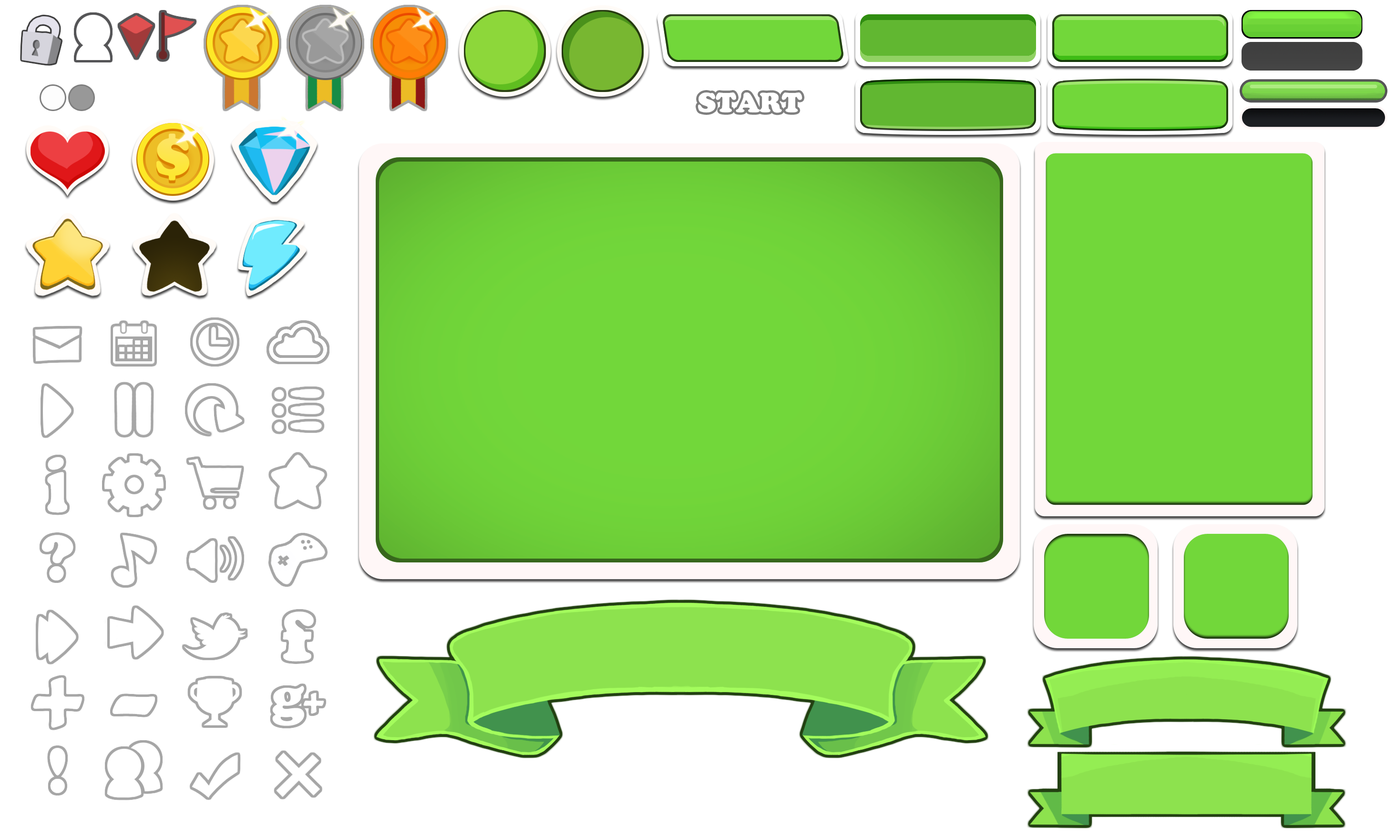
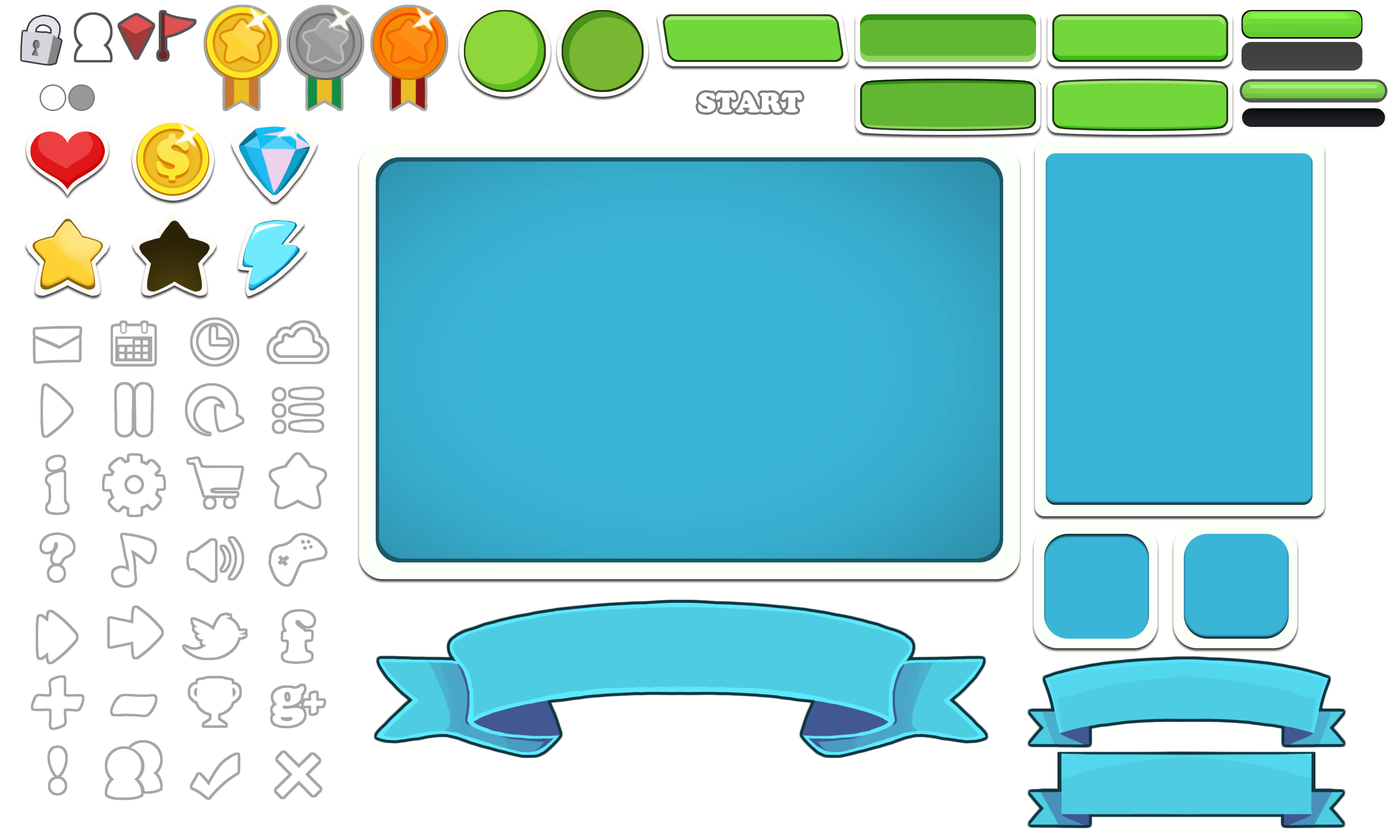
Layer changes from the first 1396px x 836px image to the second:
pixels changed over <box>359,142,1347,829</box> (layer not identified)
